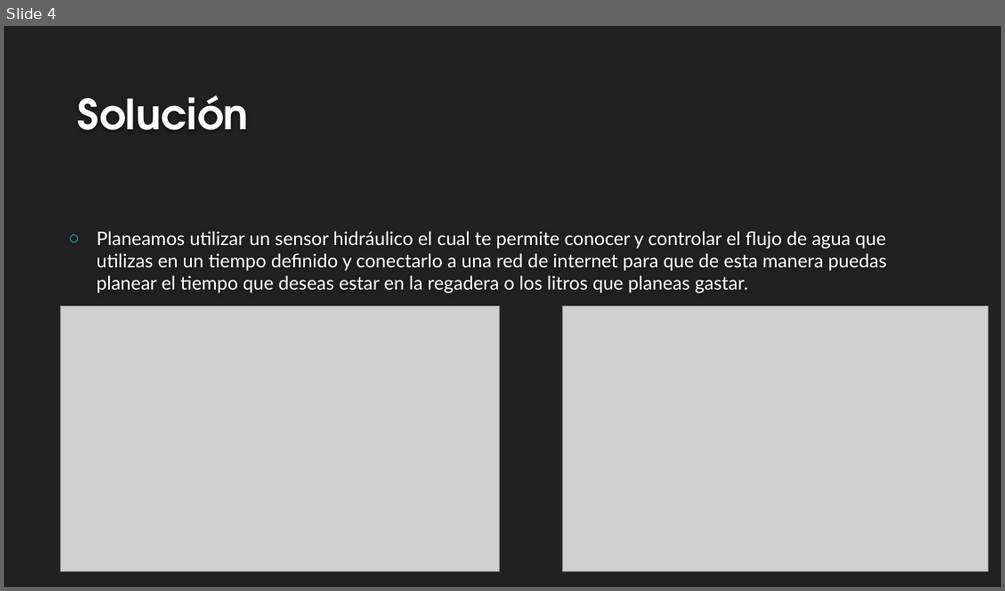
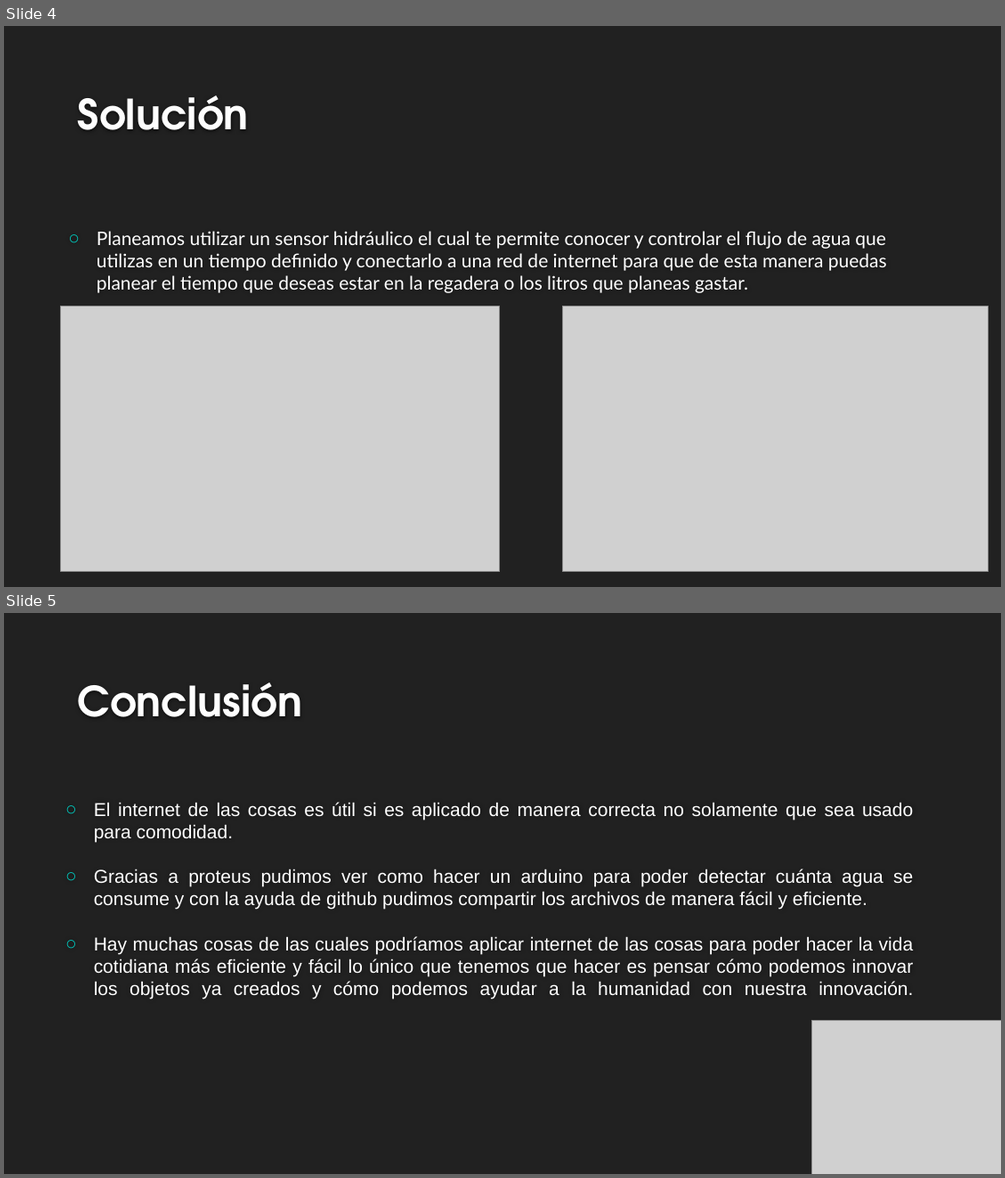
Before and after one commit to AngelRenteria/Equipo3, a slide deck: PresentacionSensoresAgua.pptx. Shown one above the other, each under a label of ours: slide 4 before the commit, slides 4 and 5 after it. The pictures are 1005x591 and 1005x1178 pixels, drawn with LibreOffice and Linux fonts; fonts in the diff are those of the drawing; grey boxes stand for pictures; background and template pictures are left out. Boxes give left, top, right and bottom in pixels: in the first picture for what was removed or moved away, otherwise in the second. Text is boxed around its words. In the diff, an @@ line names an element or a change of style, - is before the commit and + after.

Commit message:
Ya agregue a la presentacion y al documento de word la conclusion

```diff
--- a/PresentacionSensoresAgua.pptx
+++ b/PresentacionSensoresAgua.pptx
@@ slide 5 added at <box>4,613,1001,1174</box>, background #212121 @@
@@ title added at <box>78,682,303,717</box>, 40 pt, text #FEFEFE, bold @@
+Conclusión
@@ text added at <box>94,802,914,999</box>, 18 pt, text #FFFFFF @@
+○ El internet de las cosas es útil si es aplicado de manera correcta no solamente que sea usado para comodidad.
+○ Gracias a proteus pudimos ver como hacer un arduino para poder detectar cuánta agua se consume y con la ayuda de github pudimos compartir los archivos de manera fácil y eficiente.
+○ Hay muchas cosas de las cuales podríamos aplicar internet de las cosas para poder hacer la vida cotidiana más eficiente y fácil lo único que tenemos que hacer es pensar cómo podemos innovar los objetos ya creados y cómo podemos ayudar a la humanidad con nuestra innovación.
@@ picture added at <box>811,1020,1001,1174</box> @@
```
Also in this commit, not shown: 1 other file.
